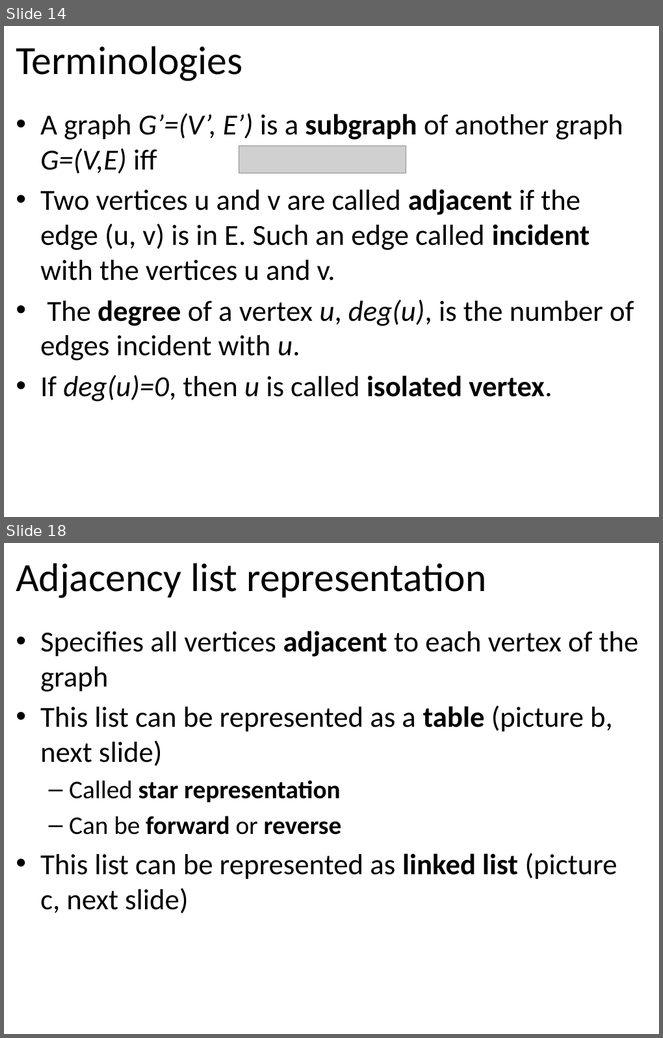
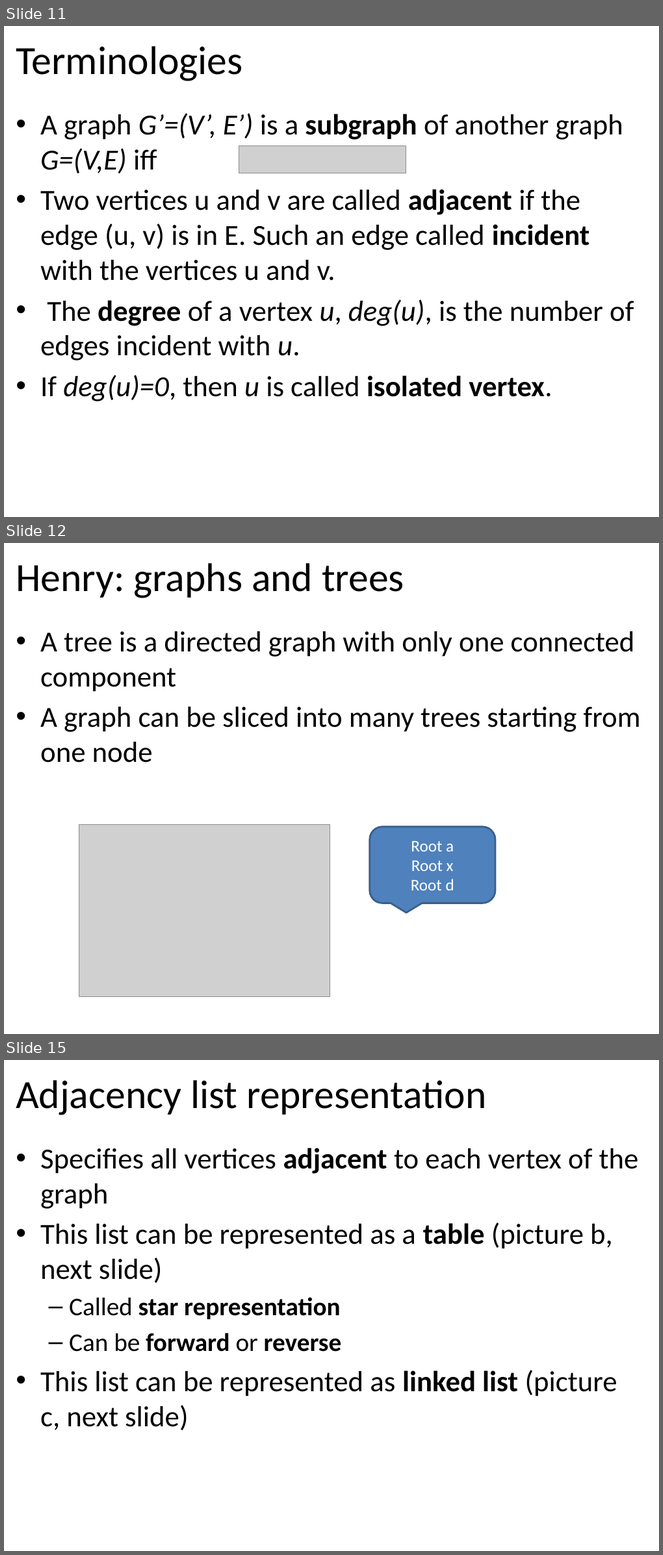
Before and after one commit to tutrunghieu/dsa-2017-java-tutorial, a slide deck: dsa2017-java-online/handouts/data-day07-graph/Lecture 12 - Chapter 08 - Graphs - Part 1.pptx. Shown one above the other, each under a label of ours: slides 14 and 18 before the commit, slides 11, 12 and 15 after it; the slides between them are not shown. The pictures are 663x1038 and 663x1555 pixels, drawn with LibreOffice and Linux fonts; fonts in the diff are those of the drawing; grey boxes stand for pictures. Boxes give left, top, right and bottom in pixels: in the first picture for what was removed or moved away, otherwise in the second. Text is boxed around its words. In the diff, an @@ line names an element or a change of style, - is before the commit and + after.

```diff
--- a/dsa2017-java-online/handouts/data-day07-graph/Lecture 12 - Chapter 08 - Graphs - Part 1.pptx
+++ b/dsa2017-java-online/handouts/data-day07-graph/Lecture 12 - Chapter 08 - Graphs - Part 1.pptx
@@ slide 12 added at (4, 543, 659, 1034), background #FFFFFF @@
@@ title added at (16, 563, 404, 598), 44 pt, text #000000 @@
+Henry: graphs and trees
@@ text added at (40, 631, 641, 763), 32 pt, text #000000 @@
+• A tree is a directed graph with only one connected component
+• A graph can be sliced into many trees starting from one node
@@ picture added at (79, 824, 330, 997) @@
@@ rounded speech box added at (369, 826, 495, 903), fill #4F81BD, outline #3A5F8C 2 pt, 18 pt, text #FFFFFF @@
+Root a
+Root x
+Root d
@@ what was slide 14 is now slide 11 @@
@@ what was slide 18 is now slide 15 @@
```
Also in this commit, not shown: 3 slides changed, 5 other slides added, 8 slides removed, 6 other files.
